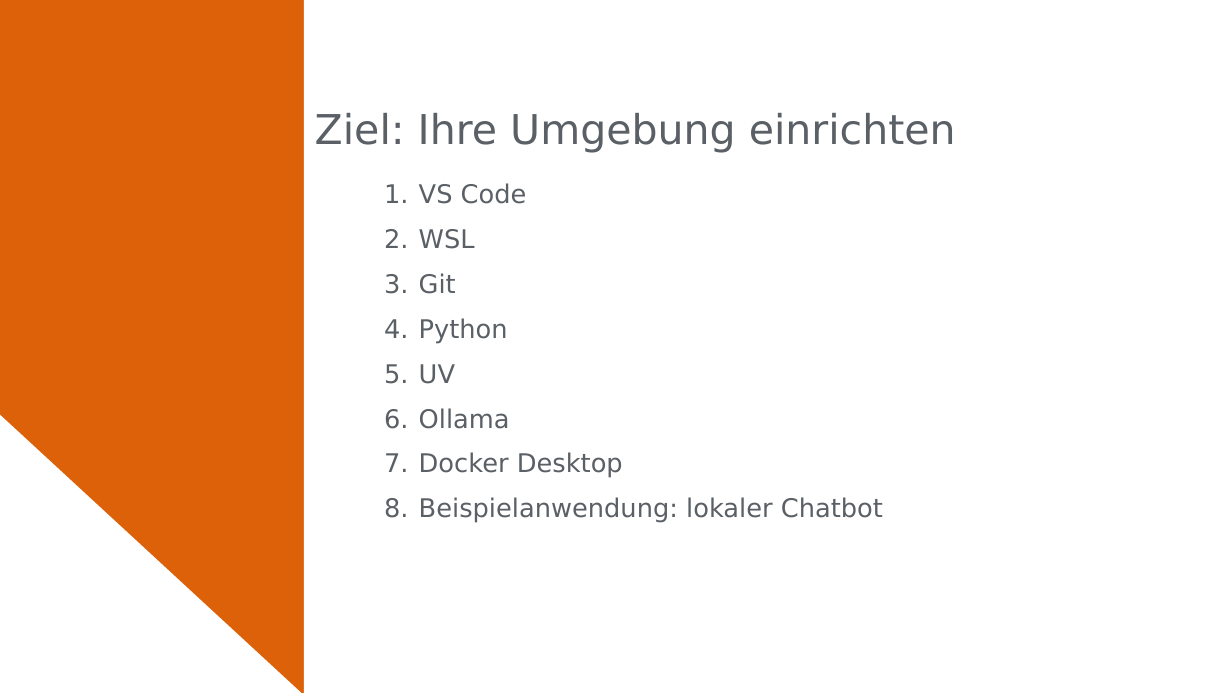
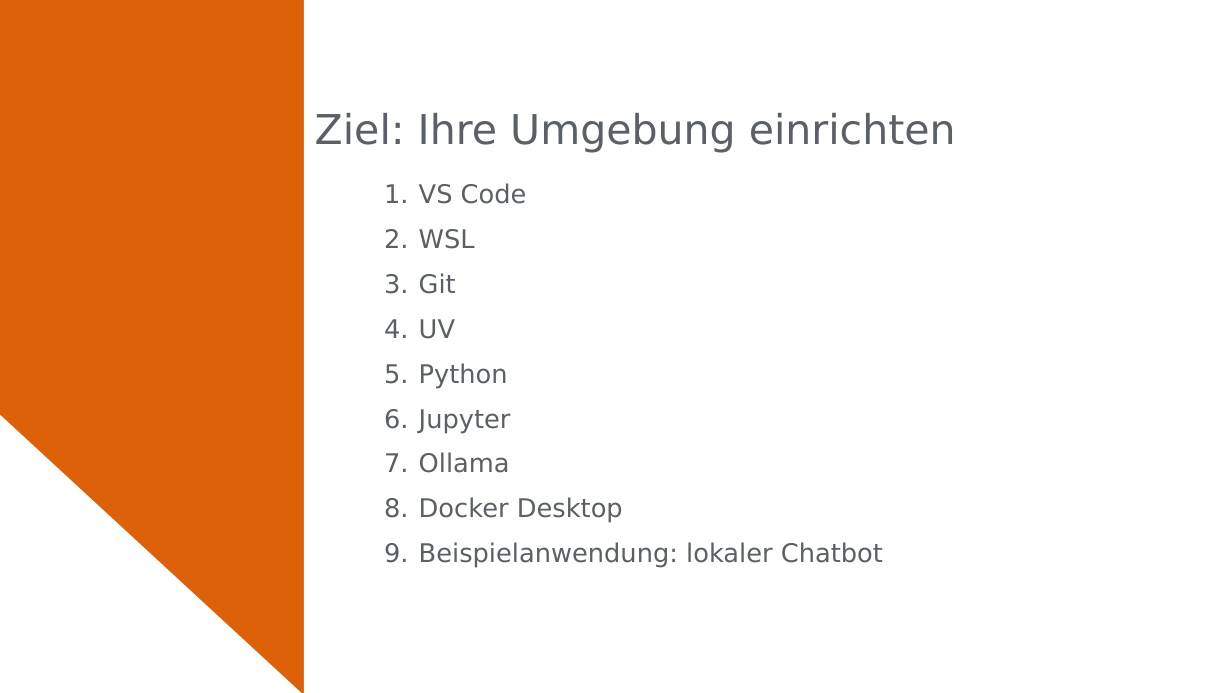
Before and after one commit to aihpi/workshop-getting-started, a slide deck: slide 4 of 03_workshop/slides/slides_german.pptx. Drawn at 1232x693 pixels with LibreOffice and Linux fonts; fonts in the diff are those of the drawing; background and template pictures are left out. Boxes give left, top, right and bottom in pixels: in the first picture for what was removed or moved away, otherwise in the second. Text is boxed around its words. In the diff, an @@ line names an element or a change of style, - is before the commit and + after.

```diff
--- a/03_workshop/slides/slides_german.pptx
+++ b/03_workshop/slides/slides_german.pptx
@@ text at box(419, 319, 455, 339): paragraph added @@
+  4. UV
@@ text at box(419, 409, 511, 433): text changed @@
-  5. UV
+  6. Jupyter
```
Also in this commit, not shown: 1 other slide changed, 2 slides added, 22 other files.
